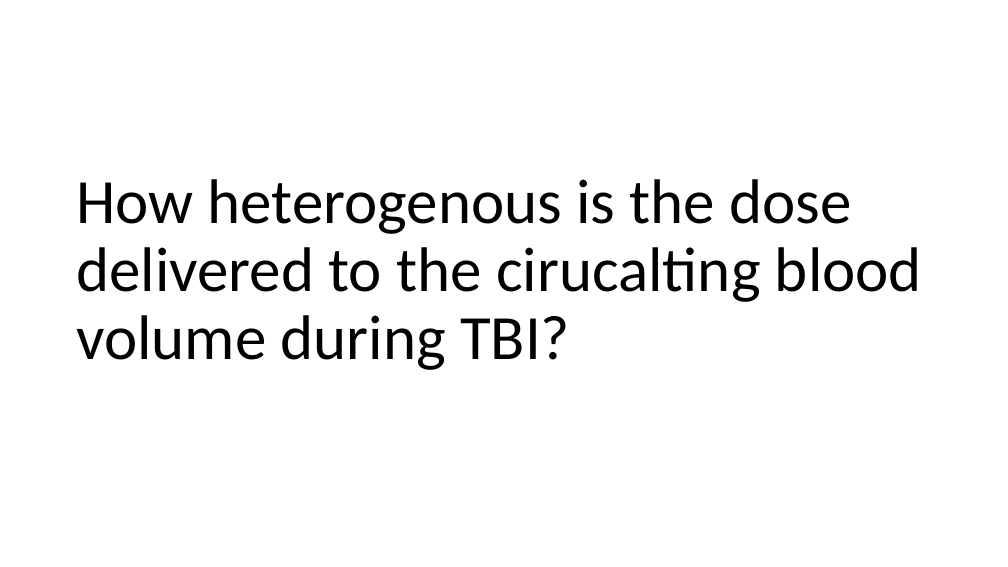
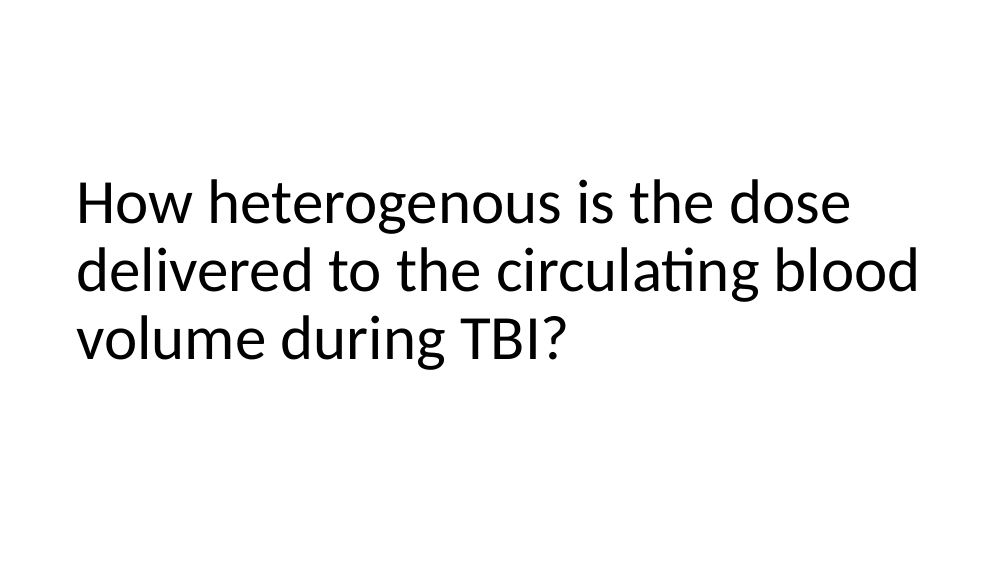
Before and after one commit to CNorthwayMedPhys/Full-Body-Flow-Model-Project, a slide deck: slide 4 of Working Documents/Committee Meeting.pptx. Drawn at 1008x567 pixels with LibreOffice and Linux fonts; fonts in the diff are those of the drawing. Boxes give left, top, right and bottom in pixels: in the first picture for what was removed or moved away, otherwise in the second. Text is boxed around its words. In the diff, an @@ line names an element or a change of style, - is before the commit and + after.

```diff
--- a/Working Documents/Committee Meeting.pptx
+++ b/Working Documents/Committee Meeting.pptx
@@ title at <box>76,179,921,370</box>: text changed @@
-How heterogenous is the dose delivered to the cirucalting blood volume during TBI?
+How heterogenous is the dose delivered to the circulating blood volume during TBI?
```
Also in this commit, not shown: 9 other slides changed, 7 slides added.
